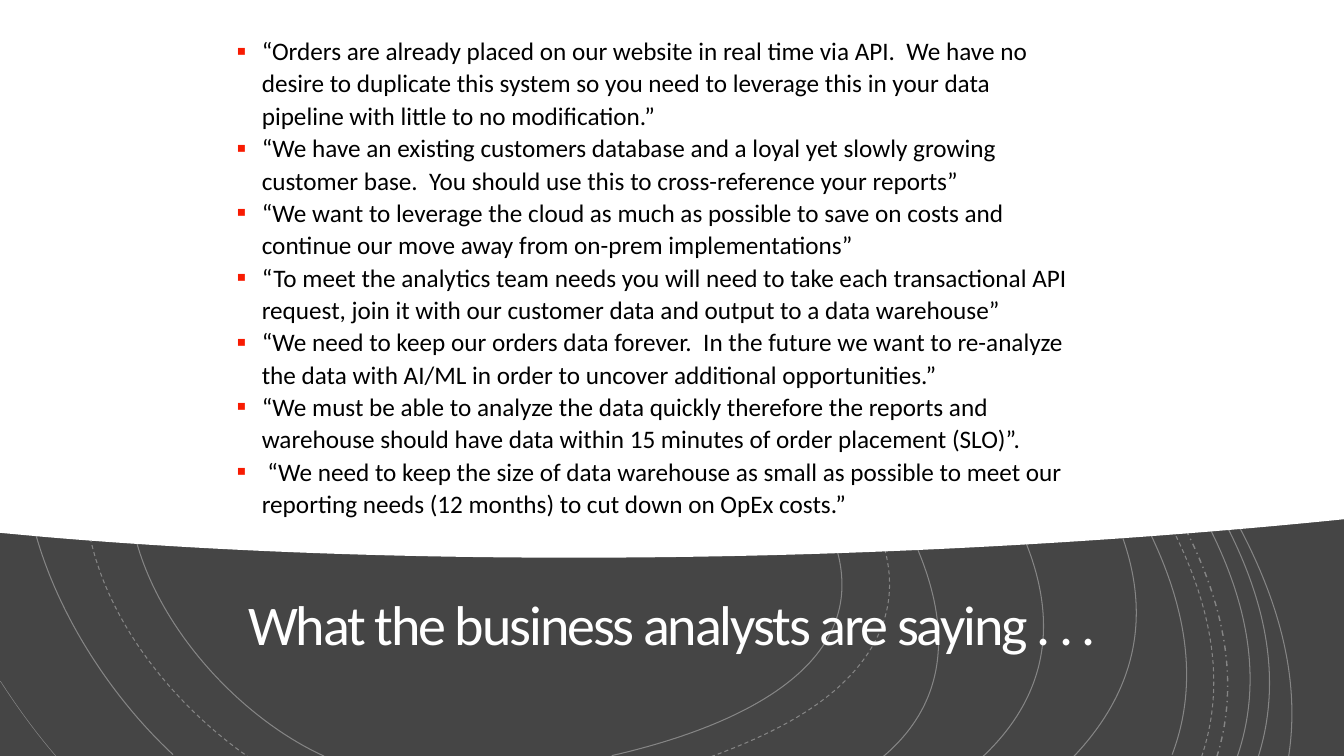
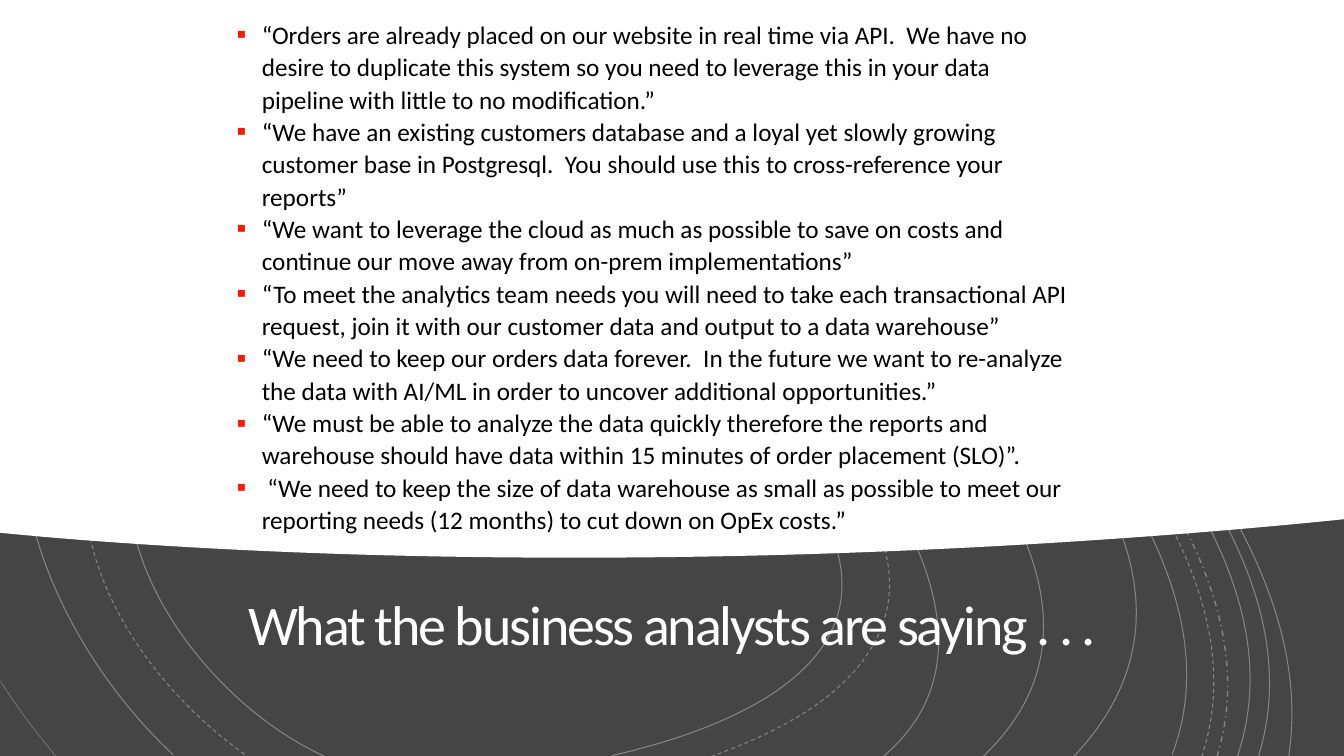
Before and after one commit to jerrycutshaw/spinners-pizza-example-solution-architecture, a slide deck: slide 5 of spinners-pizza-delivery-presentation.pptx. Drawn at 1344x756 pixels with LibreOffice and Linux fonts; fonts in the diff are those of the drawing. Boxes give left, top, right and bottom in pixels: in the first picture for what was removed or moved away, otherwise in the second. Text is boxed around its words. In the diff, an @@ line names an element or a change of style, - is before the commit and + after.

```diff
--- a/spinners-pizza-delivery-presentation.pptx
+++ b/spinners-pizza-delivery-presentation.pptx
@@ text at (262, 123, 1002, 210): text changed @@
-▪ “We have an existing customers database and a loyal yet slowly growing customer base. You should use this to cross-reference your reports”
+▪ “We have an existing customers database and a loyal yet slowly growing customer base in Postgresql. You should use this to cross-reference your reports”
```
Also in this commit, not shown: 5 other slides changed.
